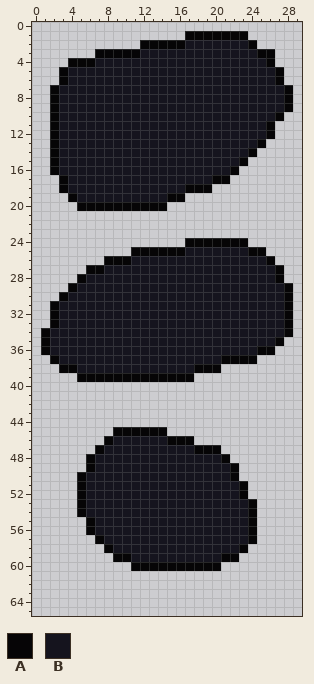
Two states of a sprite sheet, NPCs/Bosses/CrystalTumbler/TumblerBoulder1.png. The first picture shows the starting point.
The file is 60x132 pixels, drawn in blocks of 2x2; one block is one cell here.
Palette (. is transparent): A #060506  B #15141e
Pixels before, first column x 1:
 1 ................AAAAAAA.....
 2 ...........AAAAABBBBBBBA....
 3 ......AAAAABBBBBBBBBBBBBAA..
 4 ...AAABBBBBBBBBBBBBBBBBBBA..
 5 ..ABBBBBBBBBBBBBBBBBBBBBBBA.
 6 ..ABBBBBBBBBBBBBBBBBBBBBBBA.
 7 .ABBBBBBBBBBBBBBBBBBBBBBBBBA
 8 .ABBBBBBBBBBBBBBBBBBBBBBBBBA
 9 .ABBBBBBBBBBBBBBBBBBBBBBBBBA
10 .ABBBBBBBBBBBBBBBBBBBBBBBBA.
11 .ABBBBBBBBBBBBBBBBBBBBBBBA..
12 .ABBBBBBBBBBBBBBBBBBBBBBBA..
13 .ABBBBBBBBBBBBBBBBBBBBBBA...
14 .ABBBBBBBBBBBBBBBBBBBBBA....
15 .ABBBBBBBBBBBBBBBBBBBBA.....
16 .ABBBBBBBBBBBBBBBBBBBA......
17 ..ABBBBBBBBBBBBBBBBAA.......
18 ..ABBBBBBBBBBBBBAAA.........
19 ...ABBBBBBBBBBAA............
20 ....AAAAAAAAAA..............
21 ............................
22 ............................
23 ............................
24 ................AAAAAAA.....
25 ..........AAAAAABBBBBBBAA...
26 .......AAABBBBBBBBBBBBBBBA..
27 .....AABBBBBBBBBBBBBBBBBBBA.
28 ....ABBBBBBBBBBBBBBBBBBBBBA.
29 ...ABBBBBBBBBBBBBBBBBBBBBBBA
30 ..ABBBBBBBBBBBBBBBBBBBBBBBBA
31 .ABBBBBBBBBBBBBBBBBBBBBBBBBA
32 .ABBBBBBBBBBBBBBBBBBBBBBBBBA
33 .ABBBBBBBBBBBBBBBBBBBBBBBBBA
34 ABBBBBBBBBBBBBBBBBBBBBBBBBBA
35 ABBBBBBBBBBBBBBBBBBBBBBBBBA.
36 ABBBBBBBBBBBBBBBBBBBBBBBAA..
37 .ABBBBBBBBBBBBBBBBBBAAAA....
38 ..AABBBBBBBBBBBBBAAA........
39 ....AAAAAAAAAAAAA...........
40 ............................
41 ............................
42 ............................
43 ............................
44 ............................
45 ........AAAAAA..............
46 .......ABBBBBBAAA...........
47 ......ABBBBBBBBBBAAA........
48 .....ABBBBBBBBBBBBBBA.......
49 .....ABBBBBBBBBBBBBBBA......
50 ....ABBBBBBBBBBBBBBBBA......
51 ....ABBBBBBBBBBBBBBBBBA.....
52 ....ABBBBBBBBBBBBBBBBBA.....
53 ....ABBBBBBBBBBBBBBBBBBA....
54 ....ABBBBBBBBBBBBBBBBBBA....
55 .....ABBBBBBBBBBBBBBBBBA....
56 .....ABBBBBBBBBBBBBBBBBA....
57 ......ABBBBBBBBBBBBBBBBA....
58 .......ABBBBBBBBBBBBBBA.....
59 ........AABBBBBBBBBBAA......
60 ..........AAAAAAAAAA........
After:
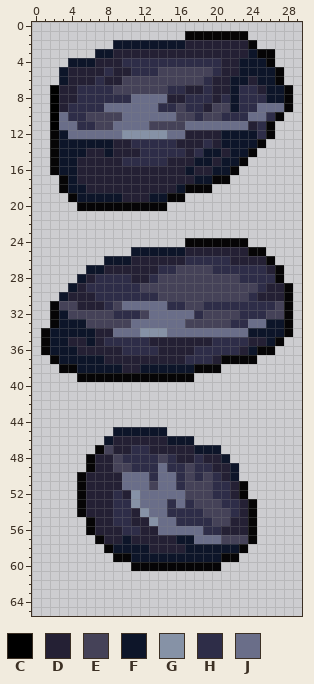
Colours new in this view: C #000000  D #242034  E #454258  F #0d1529  G #8692a6  H #2e2d48  J #6a6e89
The exact change:
Changed rows in their new state; - is an unchanged pixel.
first column x 2:
 2 -------FFFFFFFFDDDDDDD----
 3 -----FFDDDDDDDDDDDDDDDF---
 4 --FFFDDDHHHHHHHHHHHDDFFF--
 5 -FDDDDHDDHHHEEEEEEHDDFFFF-
 6 -FDDDHDDEEEEEEEEEHDDFFDFF-
 7 CDDHHHHEEEEEEHHDDHDDFHHDFF
 8 CDDHHHHHHJJJJDDHHHDHFHHHFF
 9 CDHHHHJJJJJJHHEHHDEEFHHJJJ
10 CJHHEEEEJJJJJJEEHEEHHHJJH-
11 CJJHHEEJJJJEEEEJJJJJJJDH--
12 -FJJJJJJGGGGGJJDDDDFFFFH--
13 -FFFFFFDDHHHHHDDDHDFFFF---
14 -FFFDDFDDDHHHHHDHFFDFF----
15 -FFDDDDDHHHHHDDDFFDFF-----
16 -FFDDDDDDDDDDDDFDDFF------
17 --FDDDDDDDDDDDDDFF--------
18 --FFDDDDDDDDDDF-----------
19 ---FFFFFDDDFF-------------
first column x 2:
25 ---------FFFFFFDDDDDDD----
26 ------FFFDDDDDDHHHHHDDDD--
27 ----FFDDDDDDHHEEEEHHHHHHD-
28 ---FDHHHHDDHEEEEEEEEEHHHH-
29 --FDHHHHHHEEEEEEEEEEEEEHDD
30 -FDDDHHHHHHHEEEEEEEEEEHDDD
31 -EEDDDHEJJJJJHHEEHHHHHHHHE
32 -FEEEEEHHHEJJJJJHEEEEHHHEE
33 -FFFEEEEEJJJJJJEEEEEHHJJFF
34 FFFFFDDJJJGGGJJJJJJJJJFFFF
35 FFDDFDHHHHHDDDDDDDHHHHDDF-
36 FFFDDDDDHHHHDDDDHHHHHDF---
37 -FFFFFDDDDDDDDDHHHD-------
38 ---FFFFFDDFFFFFF----------
first column x 6:
45 ---FFFFFF---------
46 --FDDDDDDFFF------
47 --EDDHHDDDDDFFF---
48 -DDEHHHHEHDDHDDF--
49 -DDEEHHHJHHEHHDDF-
50 DDDDJJJHJJHEHEHDF-
51 DDDDJJJEJJHEEEHHD-
52 DDDHDGJJJJJEEEHHD-
53 DDDHHGJJJHJHEEEHHD
54 DDDHHDGJJHHHHEEEHD
55 -DDHHDDGJJHHHHEEDD
56 -DDDHHDDJJJJJHHDDD
57 --DDFDDDDDFFJJJEEE
58 ---FFFFDDDDFFFFFF-
59 -----FFFFFFFFFF---
Pixel boxes of the changes (left, top, right, bottom) in both pictures:
changed: (50, 40, 284, 202)
changed: (50, 247, 284, 373)
changed: (86, 427, 248, 562)
